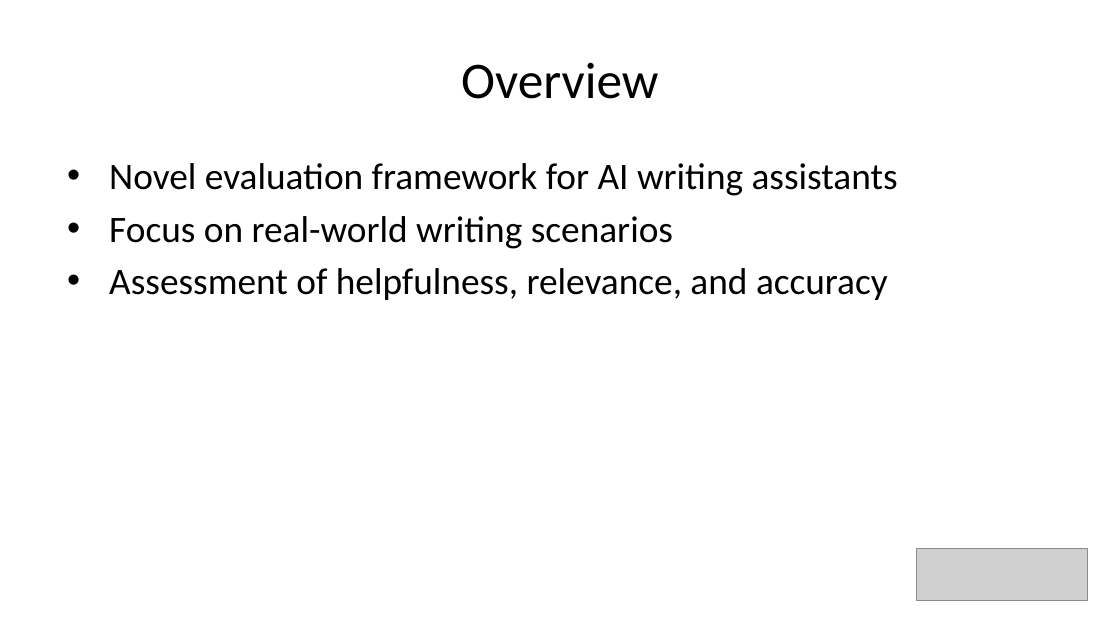
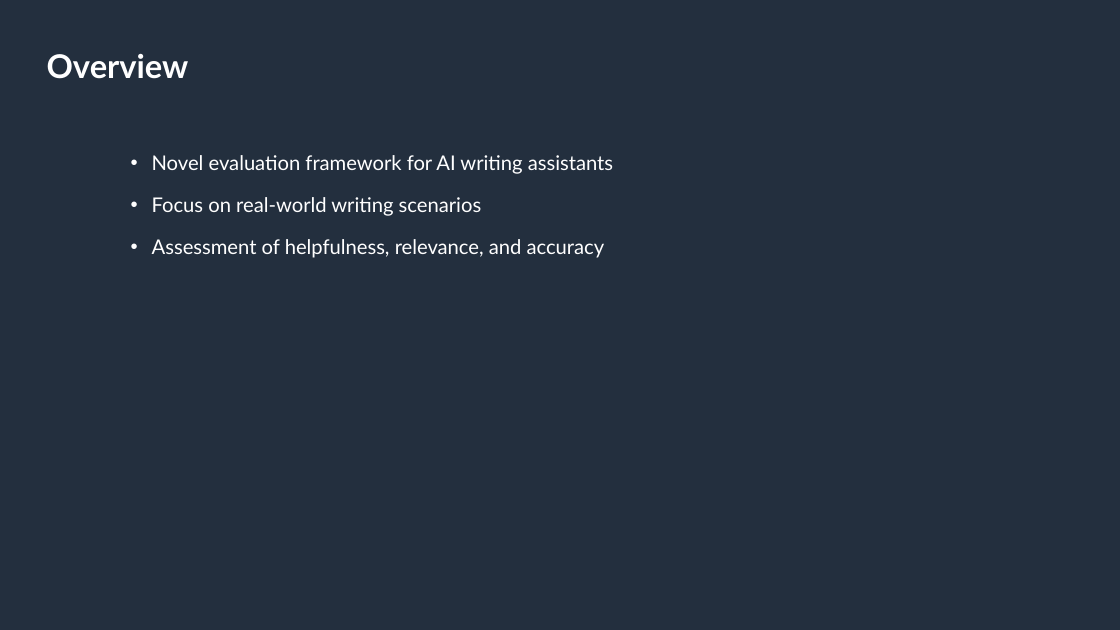
Before and after one commit to amazon-science/wraval, a slide deck: slide 3 of resources/wraval_presentation.pptx. Drawn at 1120x630 pixels with LibreOffice and Linux fonts; fonts in the diff are those of the drawing; grey boxes stand for pictures. Boxes give left, top, right and bottom in pixels: in the first picture for what was removed or moved away, otherwise in the second. Text is boxed around its words. In the diff, an @@ line names an element or a change of style, - is before the commit and + after.

```diff
--- a/resources/wraval_presentation.pptx
+++ b/resources/wraval_presentation.pptx
@@ background #FFFFFF to #232F3E @@
@@ title "Overview": place and size @@
-title "Overview" at [461, 62, 658, 99]
+title "Overview" at [47, 54, 189, 79]
@@ title "Overview" at [47, 54, 189, 79]: size 33 to 21 pt, font Calibri to Lato, text colour #000000 to #FFFFFF, bold on; alignment centre to left; line spacing 1 to 23pt; vertical alignment middle to top @@
@@ text "Novel evaluation framework for AI ...": place and size @@
-text "Novel evaluation framework for AI ..." at [109, 163, 898, 300]
+text "Novel evaluation framework for AI ..." at [152, 155, 613, 258]
@@ text "Novel evaluation framework for AI ..." at [152, 155, 613, 258]: size 24 to 13 pt, font Calibri to Lato, text colour #000000 to #FFFFFF; indent changed; line spacing 1 to 18pt; more space between paragraphs @@
@@ picture removed at [916, 549, 1088, 600] @@
```
Also in this commit, not shown: 7 other slides changed, 1 slide added, 1 slide removed, 11 other files.
